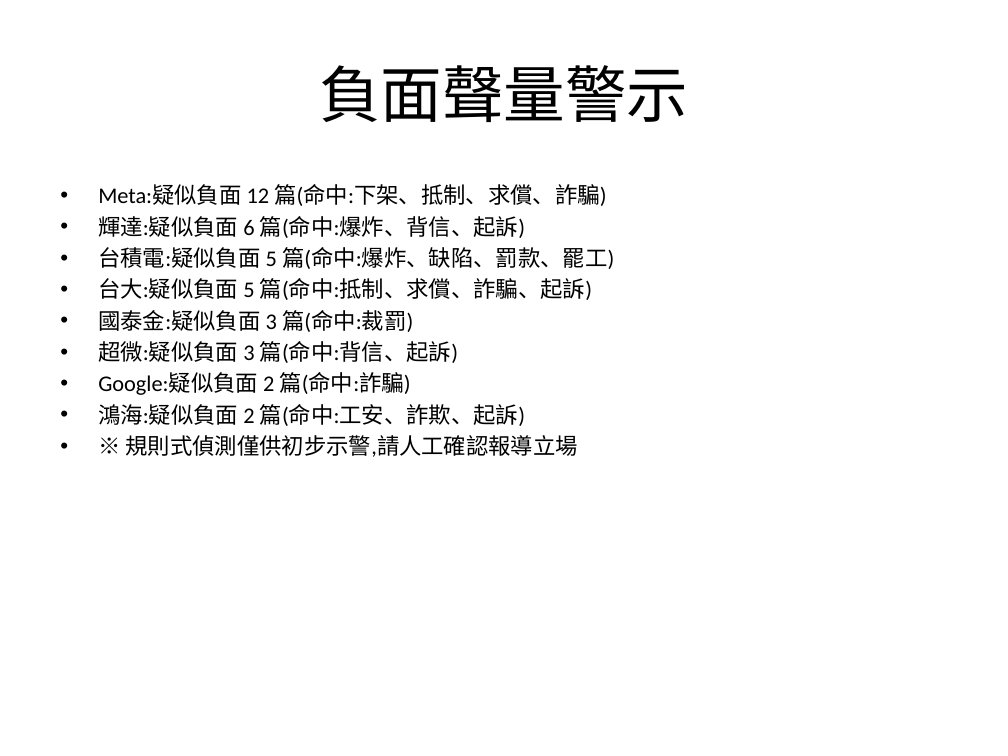
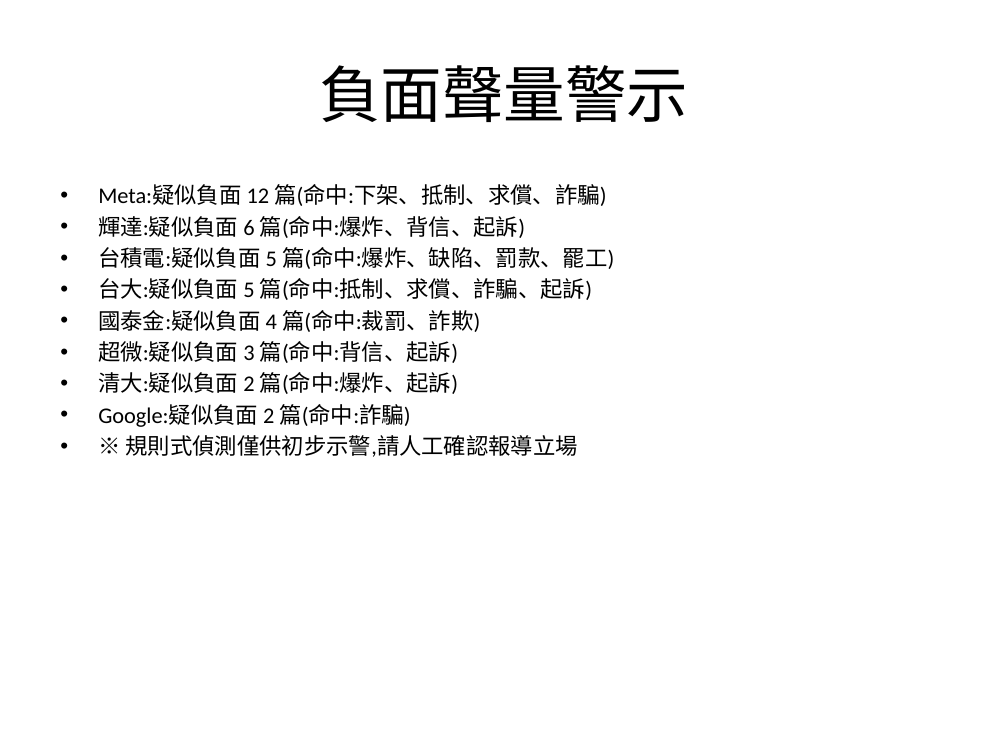
Before and after one commit to AndyChen825/industry-monitor, a slide deck: slide 6 of docs/reports/台灣產業趨勢監測週報_2026-08-24_2026-08-31.pptx. Drawn at 1008x756 pixels with LibreOffice and Linux fonts; fonts in the diff are those of the drawing. Boxes give left, top, right and bottom in pixels: in the first picture for what was removed or moved away, otherwise in the second. Text is boxed around its words. In the diff, an @@ line names an element or a change of style, - is before the commit and + after.

```diff
--- a/docs/reports/台灣產業趨勢監測週報_2026-08-24_2026-08-31.pptx
+++ b/docs/reports/台灣產業趨勢監測週報_2026-08-24_2026-08-31.pptx
@@ text at [98,310,480,332]: text changed @@
-• 國泰金:疑似負面 3 篇(命中:裁罰)
+• 國泰金:疑似負面 4 篇(命中:裁罰、詐欺)
@@ text at [98,372,458,394]: paragraph added @@
+• 清大:疑似負面 2 篇(命中:爆炸、起訴)
@@ text at [98,404,525,426]: paragraph removed @@
-• 鴻海:疑似負面 2 篇(命中:工安、詐欺、起訴)
```
Also in this commit, not shown: 5 other slides changed, 8 other files.
